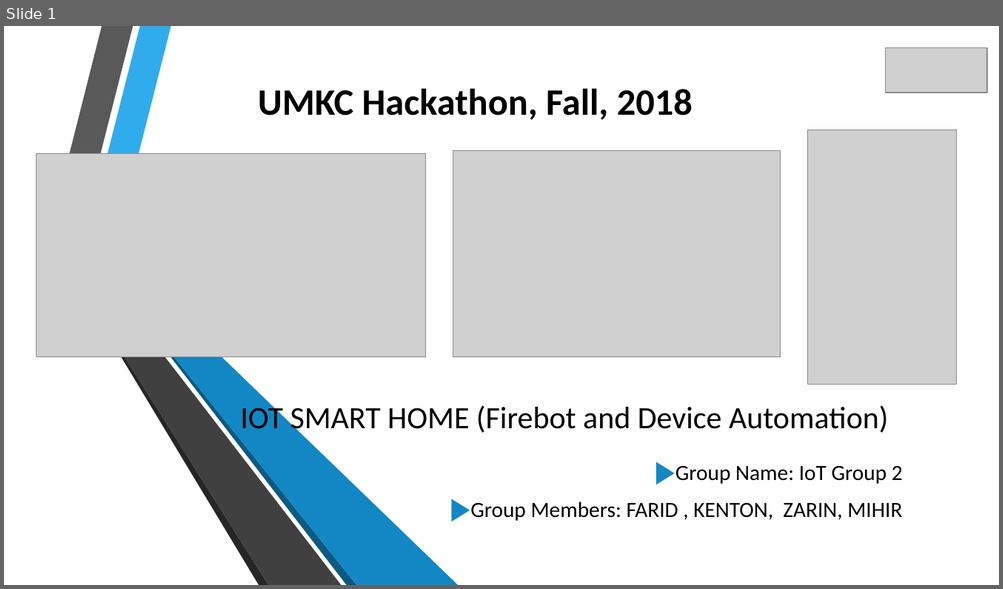
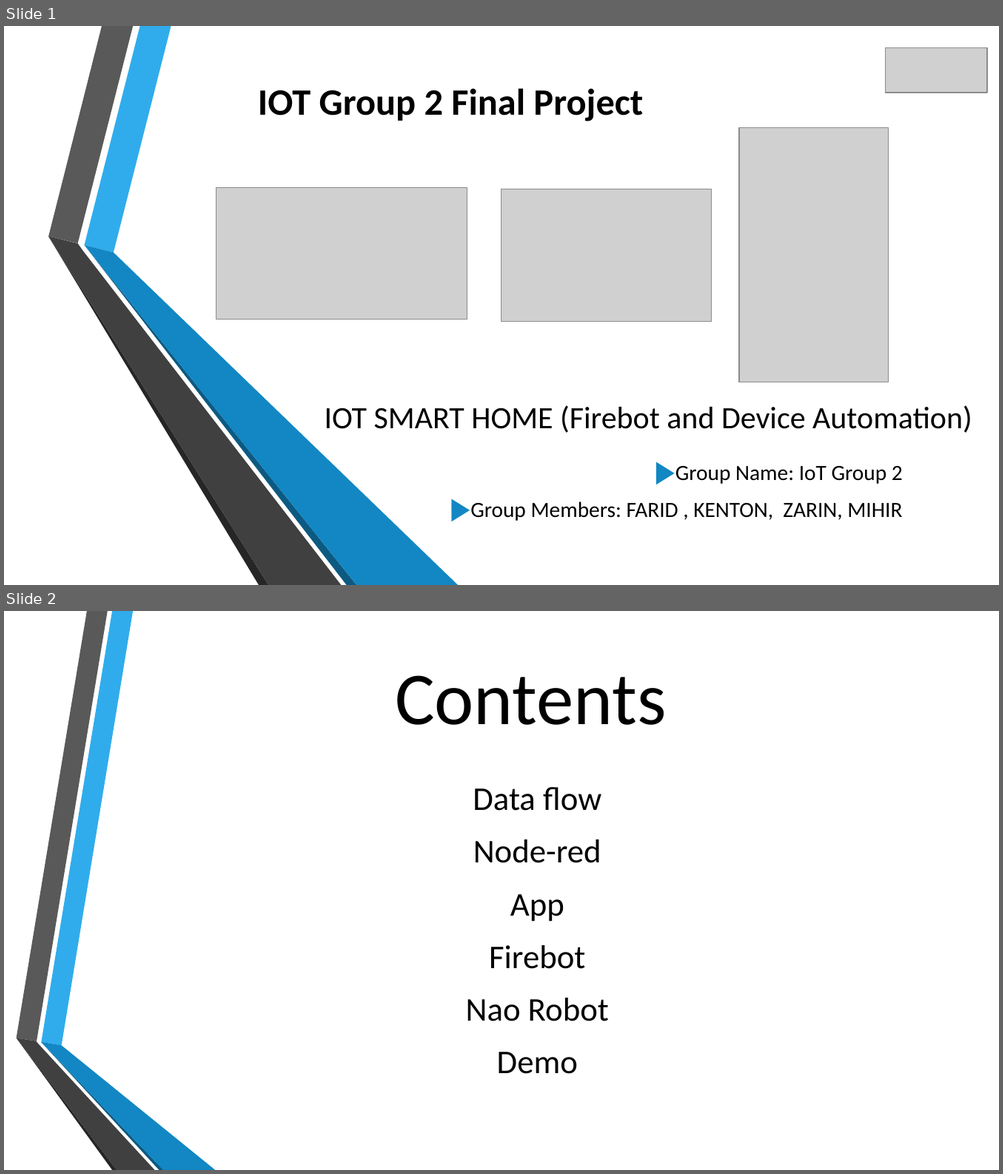
Before and after one commit to farid7666/CS5690-IoT-Robot, a slide deck: Project/Documentation/IOT-SMART-HOME-Firebot-and-Device-Automation.pptx. Shown one above the other, each under a label of ours: slide 1 before the commit, slides 1 and 2 after it. The pictures are 1003x589 and 1003x1174 pixels, drawn with LibreOffice and Linux fonts; fonts in the diff are those of the drawing; grey boxes stand for pictures; background and template pictures are left out. Boxes give left, top, right and bottom in pixels: in the first picture for what was removed or moved away, otherwise in the second. Text is boxed around its words. In the diff, an @@ line names an element or a change of style, - is before the commit and + after.

```diff
--- a/Project/Documentation/IOT-SMART-HOME-Firebot-and-Device-Automation.pptx
+++ b/Project/Documentation/IOT-SMART-HOME-Firebot-and-Device-Automation.pptx
@@ slide 2 added at <box>4,611,999,1170</box>, background picture (left out) @@
@@ title added at <box>395,675,666,725</box>, 72 pt, text #000000 @@
+Contents
@@ text added at <box>466,787,609,1074</box>, 32 pt, text #000000 @@
+Data flow
+Node-red
+App
+Firebot
+Nao Robot
+Demo
@@ group added at <box>16,611,215,1170</box>: 6 freeform shapes @@
@@ slide 1 changed as well @@
@@ text at <box>258,88,643,121</box>: text changed @@
-UMKC Hackathon, Fall, 2018
+IOT Group 2 Final Project
@@ picture: place and size @@
-picture at <box>808,130,956,384</box>
+picture at <box>739,128,888,383</box>
@@ picture: place and size @@
-picture at <box>37,153,427,358</box>
+picture at <box>216,188,466,319</box>
@@ picture: place and size @@
-picture at <box>453,150,781,358</box>
+picture at <box>502,189,711,321</box>
@@ title "IOT SMART HOME (Firebot and ..." rewrapped from <box>240,403,888,437</box> to <box>324,406,972,433</box> @@
```
Also in this commit, not shown: 1 other slide changed, 16 other slides added, 3 slides removed.
